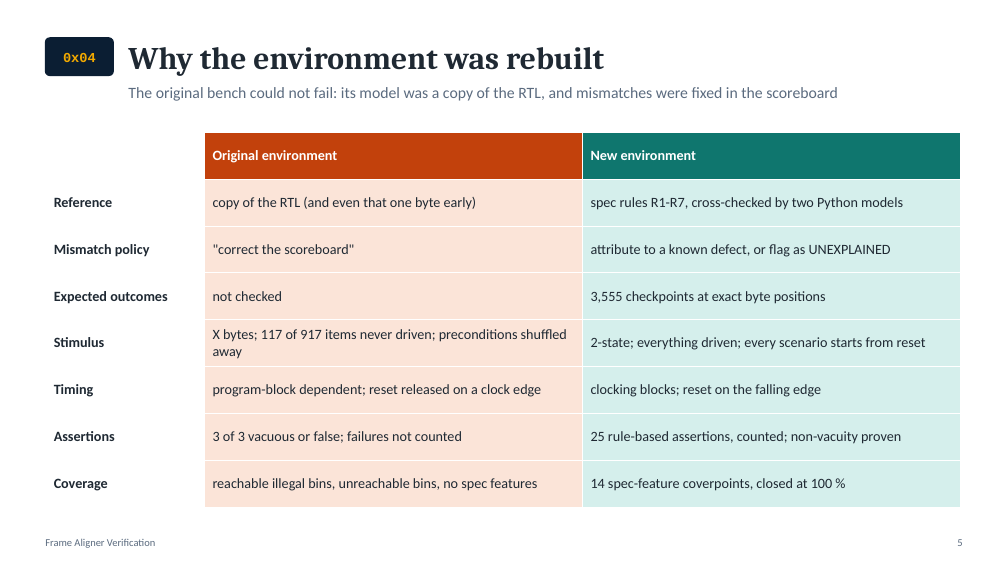
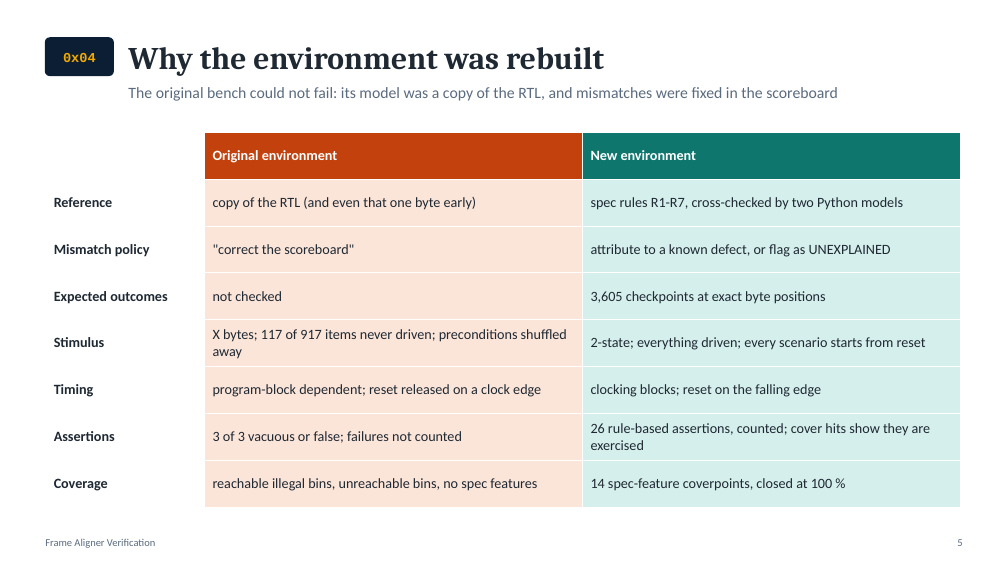
Before and after one commit to yakir1991/Frame-Aligner-verification, a slide deck: slide 5 of docs/Frame_Aligner_Verification.pptx. Drawn at 1008x567 pixels with LibreOffice and Linux fonts; fonts in the diff are those of the drawing. Boxes give left, top, right and bottom in pixels: in the first picture for what was removed or moved away, otherwise in the second. Text is boxed around its words. In the diff, an @@ line names an element or a change of style, - is before the commit and + after.

```diff
--- a/docs/Frame_Aligner_Verification.pptx
+++ b/docs/Frame_Aligner_Verification.pptx
@@ table at bbox=[45, 132, 960, 495] @@
-row 4, column 3: 3,555 checkpoints at exact byte positions
+row 4, column 3: 3,605 checkpoints at exact byte positions
-row 7, column 3: 25 rule-based assertions, counted; non-vacuity proven
+row 7, column 3: 26 rule-based assertions, counted; cover hits show they are exercised
```
Also in this commit, not shown: 12 other slides changed, 1 slide added, 8 other files.
